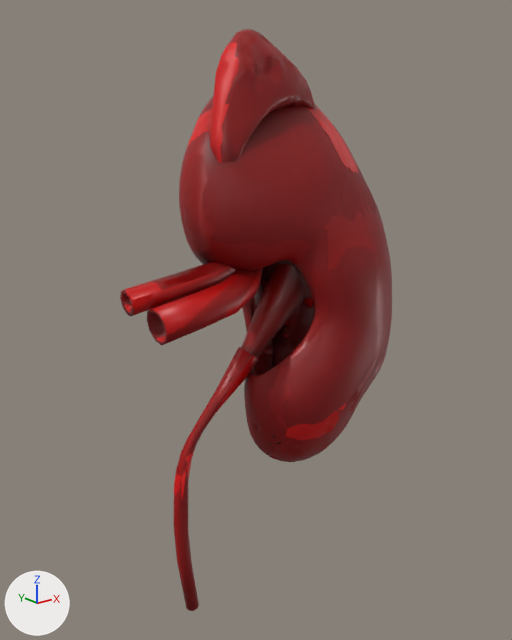
The glTF model public/3d/modeli/organi-3d/ledvica-telefon.glb: old version first, new version second.
One viewpoint serves both versions: a camera (50 mm lens) standing at (-0.1024, -0.1258, 0.0375) and looking at (-0.0004, 0.0017, -0.0135). The axes (+X, +Y, +Z) are drawn at lower left. The lights are the same throughout. The first picture is the older version. Where no turn or scale is listed for an object, it has been applied to the vertices. Vertices at exactly the same position are counted once.

Objects in the first picture: 'Evklid renal pelvis and calyces (lastno)', 'Renal artery (lastno)', 'Renal vein (lastno)', 'Suprarenal gland.l', 'Ureter.l', 'kidney_capsule_L (HRA)', 'outer_cortex_of_kidney_L (HRA)', 'renal_column_L (HRA)' and 1 more.
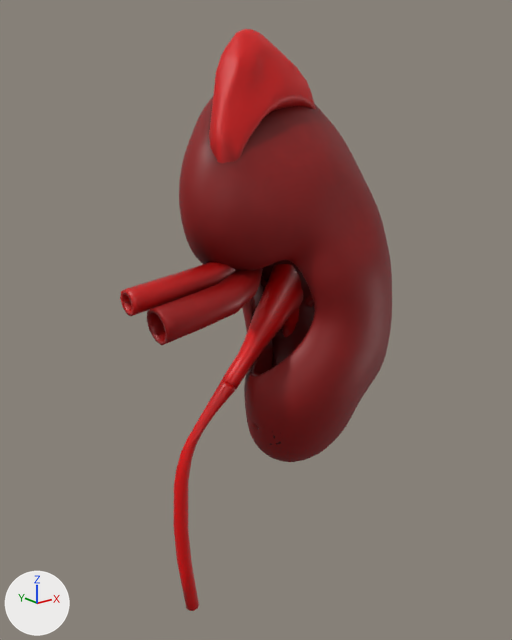
Where the newer file only moved an object's origin or applied its transform, the numbers keep the older frame.

Diff of the bpy script that builds the scene:
```diff
--- a/public/3d/modeli/organi-3d/ledvica-telefon.glb.py
+++ b/public/3d/modeli/organi-3d/ledvica-telefon.glb.py
@@ me_mesh_004 @@
-me_mesh_004.from_pydata(...)  # 1692 vertices, 3380 faces; spans x -0.0153..0.0153, y -0.0052..0.0052, z -0.0263..0.0263
+me_mesh_004.from_pydata(...)  # 1695 vertices, 3368 faces; spans x -0.0154..0.0154, y -0.0052..0.0052, z -0.0263..0.0263
+# me_mesh_004 part 1
+# 30 vertices are removed from x -0.0153..-0.0067, y -0.0012..0.0028, z -0.0229..-0.0116
+# 93 faces are deleted
+# 3 vertices move from x -0.0149..-0.0121, y -0.0013..0.0019, z -0.0219..-0.0204 to x -0.0144..-0.0122, y -0.0014..0.0024, z -0.022..-0.0205
+# 33 vertices are added at x -0.0154..-0.0074, y -0.0012..0.0029, z -0.0228..-0.0123
+# 81 new faces join them
+# me_mesh_004 part 2: 3287 kept faces spanning x -0.0143..0.0154, y -0.0052..0.0052, z -0.0263..0.0263 get new texture (UV) coordinates
+# me_mesh_004 part 3: 114 kept faces spanning x -0.0143..-0.0012, y -0.003..0.0032, z -0.0214..-0.0073 get new vertex colours; the middle colour goes from red #9f0000 to red #f50000
 me_mesh_004.materials.append(mat_o_meh)
@@ me_vh_m_kidney_capsule_l_006 @@
-me_vh_m_kidney_capsule_l_006.from_pydata(...)  # 4528 vertices, 9049 faces; spans x -0.0297..0.0297, y -0.0199..0.0199, z -0.0471..0.0471
+me_vh_m_kidney_capsule_l_006.from_pydata(...)  # 4532 vertices, 9057 faces; spans x -0.0297..0.0297, y -0.0199..0.0199, z -0.0471..0.0471
+# me_vh_m_kidney_capsule_l_006 part 4: 9008 kept faces spanning x -0.0297..0.0297, y -0.0199..0.0199, z -0.0471..0.0471 get new texture (UV) coordinates
+# edits to the shape of me_vh_m_kidney_capsule_l_006 do not show in these pictures
 me_vh_m_kidney_capsule_l_006.materials.append(mat_o_meh)
@@ me_renal_artery__lastno__t_001 @@
 me_renal_artery__lastno__t_001.from_pydata(...)  # 160 vertices, 320 faces; spans x -0.0191..0.0191, y -0.0064..0.0064, z -0.0057..0.0057
+# me_renal_artery__lastno__t_001 part 5: texture (UV) coordinates of 280 of 320 faces, centred in x -0.0191..0.0188, y -0.0063..0.0061, z -0.0052..0.0056, changed; they spanned u 0.1..0.95, v 0.01..0.96 and now span u 0.15..0.96, v 0.13..0.96
 me_renal_artery__lastno__t_001.materials.append(mat_o_meh)
@@ me_renal_vein__lastno__t_001 @@
 me_renal_vein__lastno__t_001.from_pydata(...)  # 120 vertices, 240 faces; spans x -0.0183..0.0183, y -0.0098..0.0098, z -0.0067..0.0067
+# me_renal_vein__lastno__t_001 part 6: texture (UV) coordinates of 240 of 240 faces, centred in x -0.0183..0.018, y -0.0096..0.0096, z -0.0063..0.0064, changed; they spanned u 0.1..0.85, v 0.0..0.97 and now span u 0.26..0.98, v 0.0..0.68
 me_renal_vein__lastno__t_001.materials.append(mat_o_meh)
@@ me_suprarenal_gland_l_004 @@
 me_suprarenal_gland_l_004.from_pydata(...)  # 270 vertices, 536 faces; spans x -0.017..0.017, y -0.007..0.007, z -0.0159..0.0159
+# me_suprarenal_gland_l_004 part 7: texture (UV) coordinates of 536 of 536 faces, centred in x -0.017..0.017, y -0.007..0.007, z -0.0158..0.0158, changed; they spanned u 0.02..0.98, v 0.1..0.97 and now span u 0.12..0.98, v 0.07..0.99
 me_suprarenal_gland_l_004.materials.append(mat_o_meh)
@@ me_ureter_l_004 @@
-me_ureter_l_004.from_pydata(...)  # 118 vertices, 236 faces; spans x -0.0116..0.0116, y -0.0035..0.0035, z -0.0335..0.0335
+me_ureter_l_004.from_pydata(...)  # 107 vertices, 214 faces; spans x -0.0116..0.0056, y -0.0022..0.0035, z -0.0335..0.0267
+# me_ureter_l_004 part 8
+# 39 vertices are removed from x -0.0108..0.0116, y -0.0035..0.0031, z -0.0332..0.0335
+# 122 faces are deleted
+# 4 vertices move from x -0.0054..0.0102, y -0.0005..0.0022, z 0.0161..0.0314 to x 0.0025..0.004, y -0.0013..0.0022, z 0.0255..0.0267
+# 28 vertices are added at x -0.0109..0.0056, y -0.0022..0.0032, z -0.0332..0.0261
+# 100 new faces join them
+# me_ureter_l_004 part 9: 114 kept faces spanning x -0.0116..0.0028, y -0.0013..0.0035, z -0.0335..0.0267 get new texture (UV) coordinates
+# me_ureter_l_004 part 10: 10 kept faces spanning x -0.0107..0.0028, y -0.0013..0.0028, z -0.0335..0.0267 get new vertex colours; the middle colour goes from red #cc0000 to red #c40000
 me_ureter_l_004.materials.append(mat_o_meh)
```

Pixel boxes (x1, y1, x2, y2) of what changed, in the pictures (512 x 640 px; the box of a moved part takes in the faces that stretch with it):
part 1 of me_mesh_004, moved or reshaped: before (224, 376, 235, 387); after (223, 357, 253, 388)
part 2 of me_mesh_004, surface changed: before (234, 264, 303, 385); after (225, 264, 303, 384)
part 3 of me_mesh_004, recoloured: before (234, 323, 273, 385); after (225, 323, 273, 384)
part 4 of me_vh_m_kidney_capsule_l_006, surface changed: (179, 105, 385, 462) in both
part 5 of me_renal_artery__lastno__t_001, surface changed: (120, 262, 236, 317) in both
part 6 of me_renal_vein__lastno__t_001, surface changed: (148, 268, 263, 345) in both
part 7 of me_suprarenal_gland_l_004, surface changed: (209, 29, 316, 163) in both
part 8 of me_ureter_l_004, moved or reshaped: before (176, 347, 259, 476); after (176, 379, 237, 476)
part 9 of me_ureter_l_004, surface changed: before (174, 391, 219, 611); after (174, 454, 199, 611)
part 10 of me_ureter_l_004, recoloured: before (197, 391, 219, 428)
